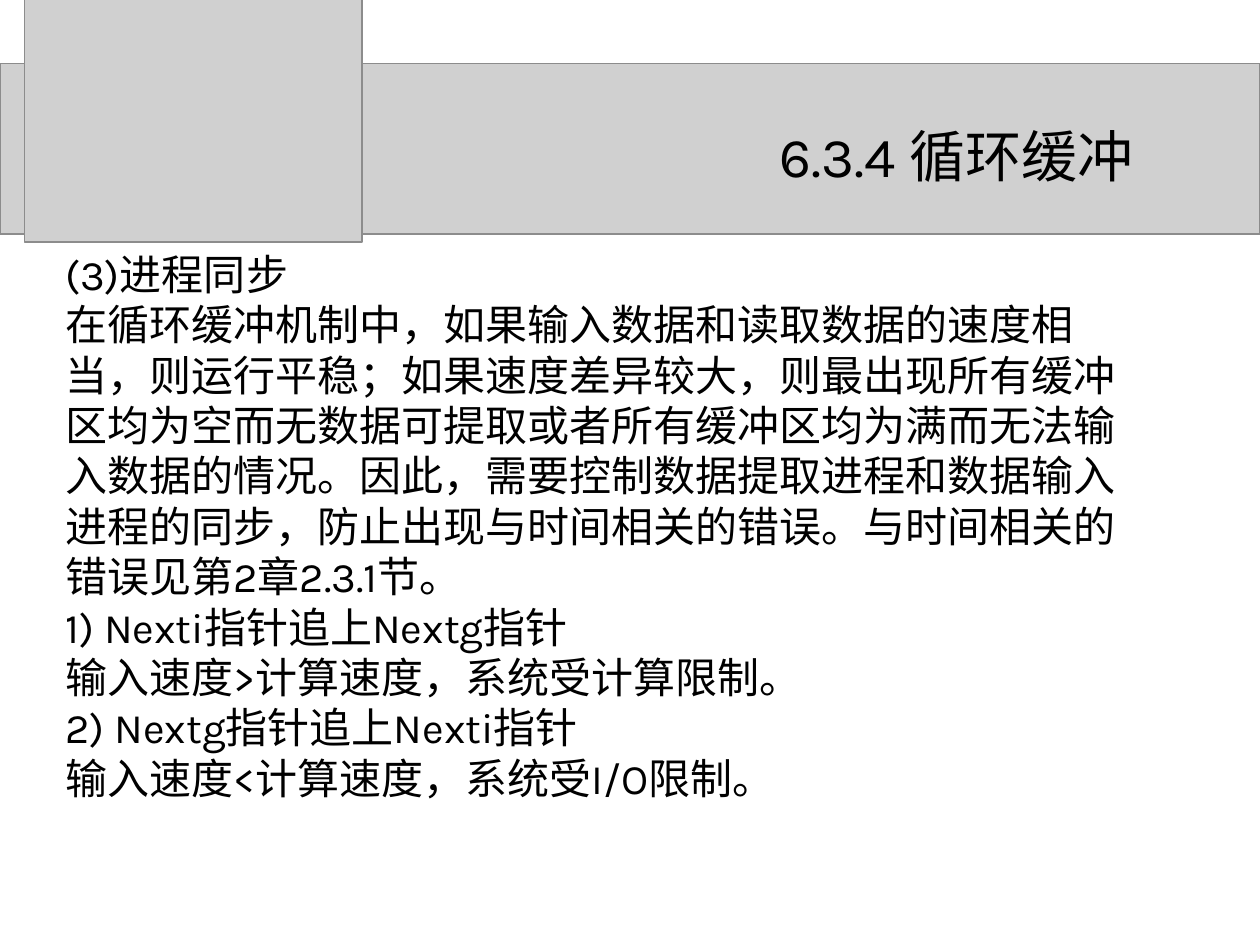
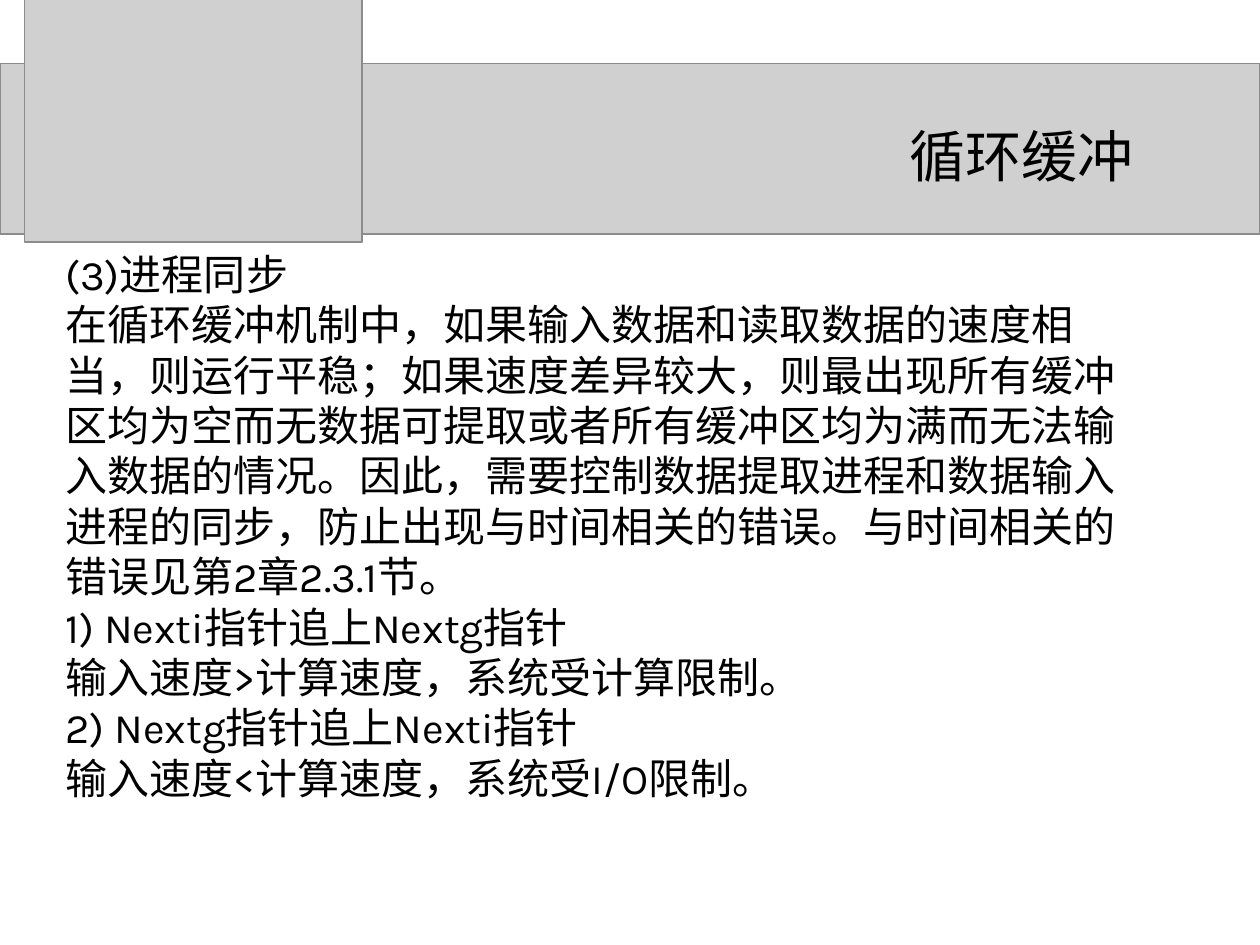
Before and after one commit to zeemeil/zeemeil.github.io, a slide deck: slide 47 of files/2025_2_OS/1015_OS_device.pptx (slide 44 before the commit). Drawn at 1260x945 pixels with LibreOffice and Linux fonts; fonts in the diff are those of the drawing; grey boxes stand for pictures. Boxes give left, top, right and bottom in pixels: in the first picture for what was removed or moved away, otherwise in the second. Text is boxed around its words. In the diff, an @@ line names an element or a change of style, - is before the commit and + after.

```diff
--- a/files/2025_2_OS/1015_OS_device.pptx
+++ b/files/2025_2_OS/1015_OS_device.pptx
@@ title at <box>909,130,1133,182</box>: text changed @@
-6.3.4 循环缓冲
+循环缓冲
```
Also in this commit, not shown: 56 other slides changed, 3 slides added, 17 other files.
